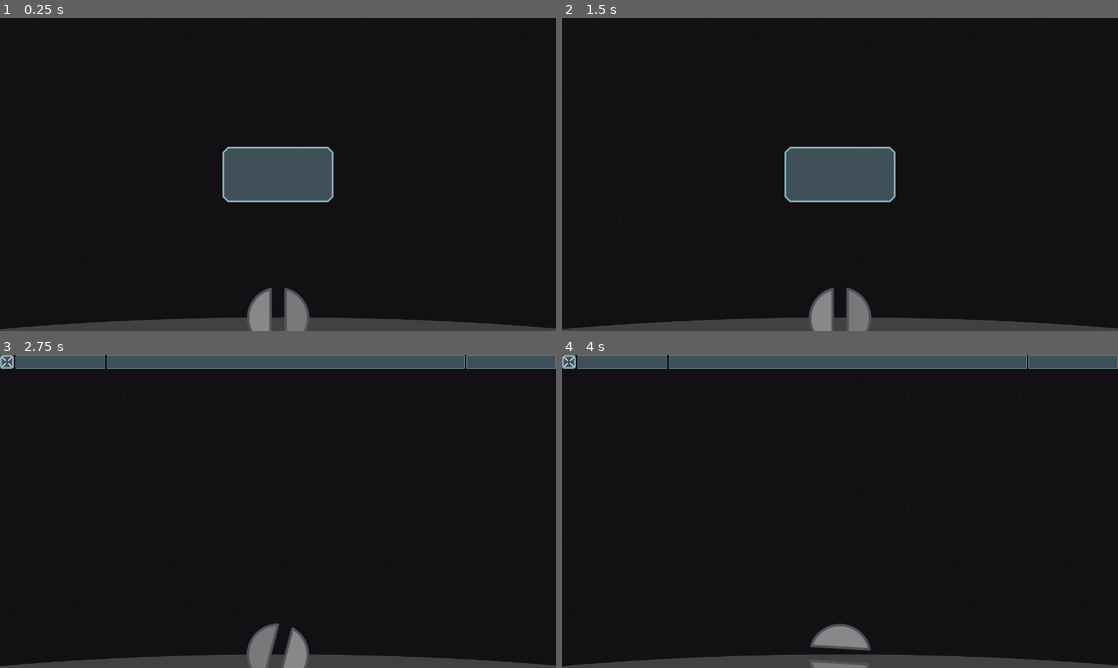
Above: before the commit, frames 1-4 (two rows, left to right).
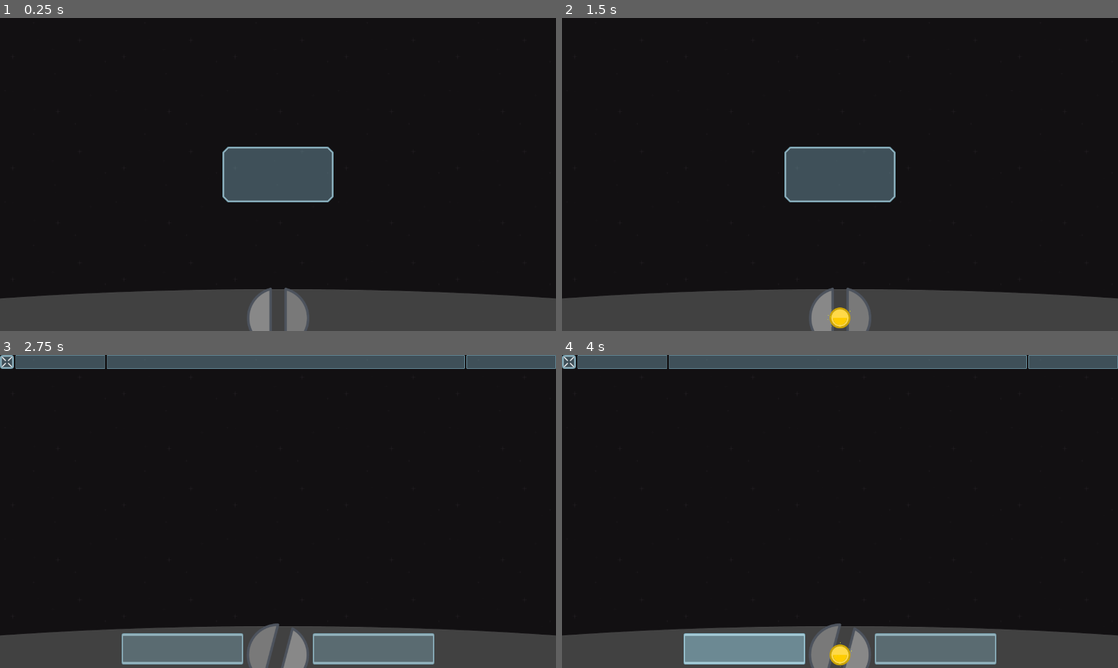
Above: after the commit, the same moments.

Repository: caleb-vincent/space-math
Game: Godot game, scene res://Debris/Debris.tscn
The game is run twice, just before and just after one commit, with the same random seed, the same clock (stepped at 60 frames per second) and the same inputs. This scene is started directly instead of the project's main scene.
Inputs (mouse positions are in pixels of both pictures, inside the frame that each line leads up to):
- Up to frame 1 (0.25 s): no input
- Up to frame 2 (1.5 s): tap Enter at 0.5 s; move the mouse to (962, 158) at 0.52 s; click (962, 158) at 0.6 s; tap Space at 1.25 s; drag from (728, 190) to (812, 237) at 1.27 s
- Up to frame 3 (2.75 s): move the mouse to (333, 442) at 2.02 s; click (333, 442) at 2.1 s
- Up to frame 4 (4 s): click (934, 649) at 2.75 s, where only the run after the commit has a clickable "+1"; click (745, 649) at 3.5 s, where only the run after the commit has a clickable "-1"

The runs differ from the first frame. In frame 1, 8.6% of the frame differs, in the area x 0-100%, y 86-100%; in frame 2, 8.7%; in frame 3, 9.8%; in frame 4, 10%, in the area x 0-100%, y 85-100%.
Error in both runs: Invalid get index 'minAnswer' (on base: 'Nil').

Commit message:
Debris Canceling - Allow changing of projectile value

Diff:
--- a/Debris/Debris.tscn
+++ b/Debris/Debris.tscn
@@ -1,9 +1,11 @@
-[gd_scene load_steps=8 format=2]
+[gd_scene load_steps=12 format=2]
 
 [ext_resource path="res://assets/turret.svg" type="Texture" id=1]
 [ext_resource path="res://assets/station.svg" type="Texture" id=2]
 [ext_resource path="res://assets/black.png" type="Texture" id=3]
 [ext_resource path="res://Debris/DebrisHud.tscn" type="PackedScene" id=4]
+[ext_resource path="res://assets/font/Cactron/CactronBold.otf" type="DynamicFontData" id=5]
+[ext_resource path="res://assets/theme.tres" type="Theme" id=6]
 
 [sub_resource type="GDScript" id=1]
 script/source = "extends SubGame
@@ -20,7 +22,6 @@
 
 var _payload : DebrisPiece = null
 var _projectile : DebrisPiece = null
-var _options : Array = [INF]
 var _started = false
 
 
@@ -36,8 +37,9 @@
 		_fire()
 	if $FireTimer.wait_time - $FireTimer.time_left > 0.25:
 		var target = get_viewport().get_mouse_position()
-		var angle = $FirePosition.position.angle_to_point(target)
-		$SpaceStation/Sprite.rotation = angle + (PI/2)
+		if target.y < $FirePosition.position.y - 48:
+			var angle = $FirePosition.position.angle_to_point(target)
+			$SpaceStation/Sprite.rotation = angle + (PI/2)
 
 
 func _ready() -> void:
@@ -103,7 +105,6 @@
 func _connectLeaderSignal(node : DebrisPiece) -> void:
 	node.connect(\"offScreen\", self, \"_debrisLeft\")
 	node.connect(\"impact\", self, \"_onImpact\")
-	node.connect(\"updated\", self, \"_debrisUpdated\")
 	node.connect(\"canceled\", self, \"_debrisCancled\")
 	node.connect(\"newLeader\", self, \"_onNewLeader\")
 
@@ -111,7 +112,6 @@
 func _disconnectLeaderSignal(node : DebrisPiece) -> void:
 	node.disconnect(\"offScreen\", self, \"_debrisLeft\")
 	node.disconnect(\"impact\", self, \"_onImpact\")
-	node.disconnect(\"updated\", self, \"_debrisUpdated\")
 	node.disconnect(\"canceled\", self, \"_debrisCancled\")
 	node.disconnect(\"newLeader\", self, \"_onNewLeader\")
 
@@ -126,18 +126,13 @@
 
 func _reload() -> void:
 	_payload = DebrisPiece.instance()
-	var optionIndex = _rng.randi_range(0, _options.size()-1)
-	var option = _options[optionIndex]
-	if option == INF:
-		_payload.value = _rng.randi_range(debrisOptions.minAnswer, debrisOptions.maxAnswer)
-		while _payload.value == 0:
-			_payload.value = _rng.randi_range(debrisOptions.minAnswer, debrisOptions.maxAnswer)
-	else:
-		_payload.value = option
 	add_child_below_node($FirePosition, _payload)
 	_payload.position = $FirePosition.position
 	_payload.isProjectile = true
 	_payload.connect(\"selected\", self, \"_fireAtDebris\")
+	_payload.value = _rng.randi_range(debrisOptions.minAnswer + 1, debrisOptions.maxAnswer - 1)
+	while _payload.value == 0:
+		_payload.value = _rng.randi_range(debrisOptions.minAnswer + 1, debrisOptions.maxAnswer - 1)
 
 
 ################################################################################
@@ -147,9 +142,7 @@
 
 func _debrisCancled(oldDifference : int) -> void:
 	if oldDifference != INF:
-		_options.remove(_options.find(abs(oldDifference)))
 		$Hud.score += 1
-	if _options.size() == 1:
 		_addDebris()
 		$SpawnTimer.stop()
 		$SpawnTimer.start()
@@ -157,16 +150,6 @@
 
 func _debrisLeft(node : PhysicsBody2D) -> void:
 	node.teleportChain(Vector2($DebrisStart.position.x, node.position.y))
-
-
-func _debrisUpdated(difference, oldDifference) -> void:
-	difference = abs(difference)
-	if oldDifference != INF:
-		_options.remove(_options.find(abs(oldDifference)))
-	if difference < debrisOptions.maxAnswer && difference > debrisOptions.minAnswer:
-		_options.append(difference)
-	else:
-		pass
 
 
 func _fireAtDebris(node : DebrisPiece) -> void:
@@ -206,6 +189,8 @@
 	elif !_started:
 		_addDebris()
 		_started = true
+		$Hud/AddButton.visible = true
+		$Hud/SubtractButton.visible = true
 
 
 func _on_SpawnTimer_timeout() -> void:
@@ -215,13 +200,31 @@
 func _on_FireTimer_timeout() -> void:
 	_reload()
 
+
+
+func _on_SubtractButton_pressed() -> void:
+	if _payload != null:
+		_payload.value -= 1
+
+
+func _on_AddButton_pressed() -> void:
+	if _payload != null:
+		_payload.value += 1
 "
 
 [sub_resource type="ConvexPolygonShape2D" id=2]
-points = PoolVector2Array( -640, 0, 640, 0, 0, -32 )
+points = PoolVector2Array( -640, -24, -640, 48, 640, 48, 640, -24, 0, -48 )
 
 [sub_resource type="CircleShape2D" id=3]
 radius = 68.0755
+
+[sub_resource type="DynamicFont" id=4]
+size = 48
+font_data = ExtResource( 5 )
+
+[sub_resource type="DynamicFont" id=5]
+size = 48
+font_data = ExtResource( 5 )
 
 [node name="Debris" type="Node"]
 script = SubResource( 1 )
@@ -250,8 +253,8 @@
 collision_mask = 2
 
 [node name="Sprite2" type="Sprite" parent="SpaceStation"]
-position = Vector2( 8, 0.999939 )
-scale = Vector2( 1.5, 1 )
+position = Vector2( 0, -48 )
+scale = Vector2( 2, 1.5 )
 texture = ExtResource( 2 )
 
 [node name="Sprite" type="Sprite" parent="SpaceStation"]
@@ -260,6 +263,7 @@
 texture = ExtResource( 1 )
 
 [node name="StationShape" type="CollisionShape2D" parent="SpaceStation"]
+position = Vector2( 0, -48 )
 shape = SubResource( 2 )
 
 [node name="TurretShape" type="CollisionShape2D" parent="SpaceStation"]
@@ -267,7 +271,11 @@
 shape = SubResource( 3 )
 
 [node name="DebrisStart" type="Position2D" parent="."]
+visible = false
 position = Vector2( 1376, 56 )
+__meta__ = {
+"_edit_lock_": true
+}
 
 [node name="FirePosition" type="Position2D" parent="."]
 position = Vector2( 640, 690 )
@@ -277,7 +285,36 @@
 
 [node name="Hud" parent="." instance=ExtResource( 4 )]
 lives = 5
+
+[node name="AddButton" type="Button" parent="Hud"]
+visible = false
+margin_left = 720.0
+margin_top = 640.0
+margin_right = 1000.0
+margin_bottom = 712.0
+theme = ExtResource( 6 )
+custom_fonts/font = SubResource( 4 )
+text = "+1"
+__meta__ = {
+"_edit_use_anchors_": false
+}
+
+[node name="SubtractButton" type="Button" parent="Hud"]
+visible = false
+margin_left = 280.0
+margin_top = 640.0
+margin_right = 560.0
+margin_bottom = 712.0
+theme = ExtResource( 6 )
+custom_fonts/font = SubResource( 5 )
+text = "-1"
+__meta__ = {
+"_edit_use_anchors_": false
+}
+
 [connection signal="timeout" from="FireTimer" to="." method="_on_FireTimer_timeout"]
 [connection signal="timeout" from="SpawnTimer" to="." method="_on_SpawnTimer_timeout"]
 [connection signal="gameOver" from="Hud" to="." method="_on_DebrisHud_gameOver"]
 [connection signal="msgGone" from="Hud" to="." method="_on_DebrisHud_msgGone"]
+[connection signal="pressed" from="Hud/AddButton" to="." method="_on_AddButton_pressed"]
+[connection signal="pressed" from="Hud/SubtractButton" to="." method="_on_SubtractButton_pressed"]
--- a/Debris/DebrisPiece.gd
+++ b/Debris/DebrisPiece.gd
@@ -7,7 +7,6 @@
 signal offScreen
 signal impact
 signal canceled
-signal updated
 signal newLeader
 signal selected
 
@@ -230,7 +229,6 @@
 			collision_layer = DebrisData.CollisionLayer.LEADER
 			collision_mask = DebrisData.CollisionMask.LEADER
 			_setIsFirst(true)
-			_updateTotal()
 		_State.Neutral:
 			collision_layer = DebrisData.CollisionLayer.NEUTRAL
 			collision_mask = DebrisData.CollisionMask.NEUTRAL
@@ -256,8 +254,7 @@
 	if total == 0:
 		clearChain(true)
 		emit_signal("canceled", _total)
-	elif total != _total:
-		emit_signal("updated", total, _total)
+	else:
 		_total = total
 
 ################################################################################
